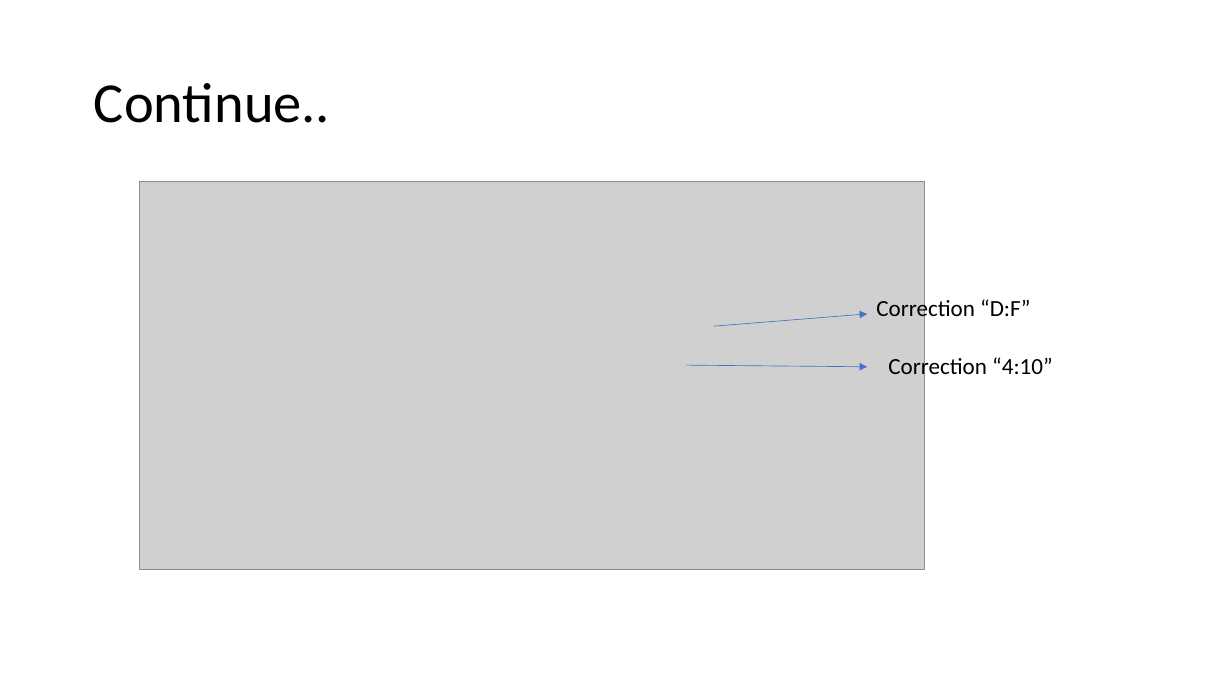
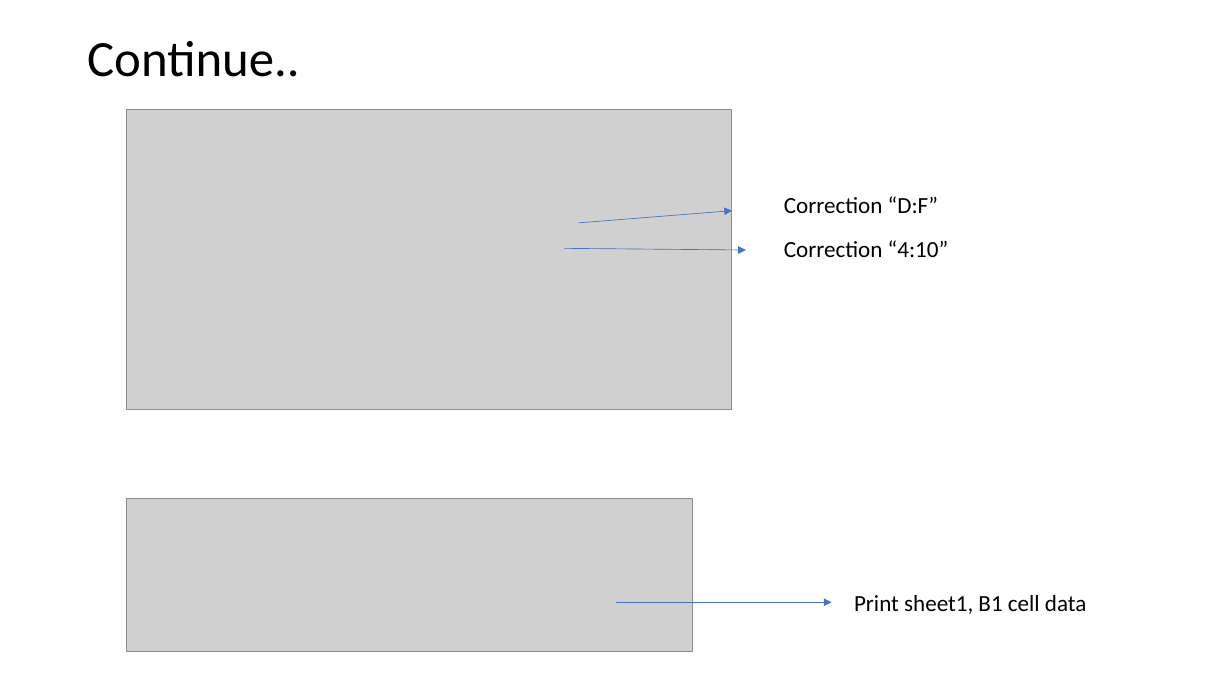
Before and after one commit to liuxu-github-ui/Excel, a slide deck: slide 16 of VBA.pptx. Drawn at 1232x693 pixels with LibreOffice and Linux fonts; fonts in the diff are those of the drawing; grey boxes stand for pictures. Boxes give left, top, right and bottom in pixels: in the first picture for what was removed or moved away, otherwise in the second. Text is boxed around its words. In the diff, an @@ line names an element or a change of style, - is before the commit and + after.

```diff
--- a/VBA.pptx
+++ b/VBA.pptx
@@ title "Continue..": place and size @@
-title "Continue.." at box(94, 83, 330, 123)
+title "Continue.." at box(87, 41, 300, 77)
@@ title "Continue.." at box(87, 41, 300, 77): size 44 to 39.6 pt @@
@@ picture: place and size @@
-picture at box(140, 181, 926, 570)
+picture at box(127, 110, 732, 409)
@@ text "Correction “D:F”" rewrapped from box(876, 296, 1030, 322) to box(784, 196, 938, 213) @@
@@ arrow moved from (714, 326) - (868, 314) to (579, 223) - (732, 211) @@
@@ text "Correction “4:10”" rewrapped from box(888, 354, 1053, 380) to box(784, 240, 949, 257) @@
@@ arrow moved from (686, 365) - (868, 367) to (565, 249) - (746, 250) @@
@@ picture added at box(127, 499, 692, 652) @@
@@ text added at box(854, 595, 1086, 614), 18 pt, text #000000 @@
+Print sheet1, B1 cell data
@@ arrow added from (616, 603) to (832, 603), #4472C4 0.5 pt @@
```
Also in this commit, not shown: 1 other slide changed, 4 slides added, 1 slide removed.
